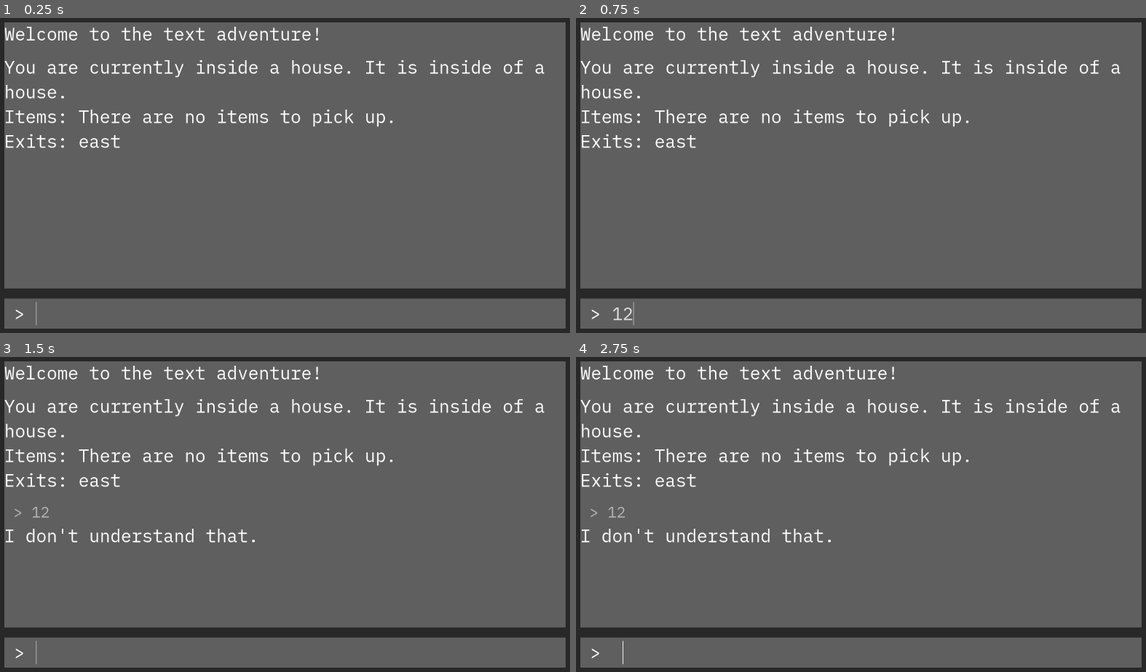
Above: before the commit, frames 1-4 (two rows, left to right).
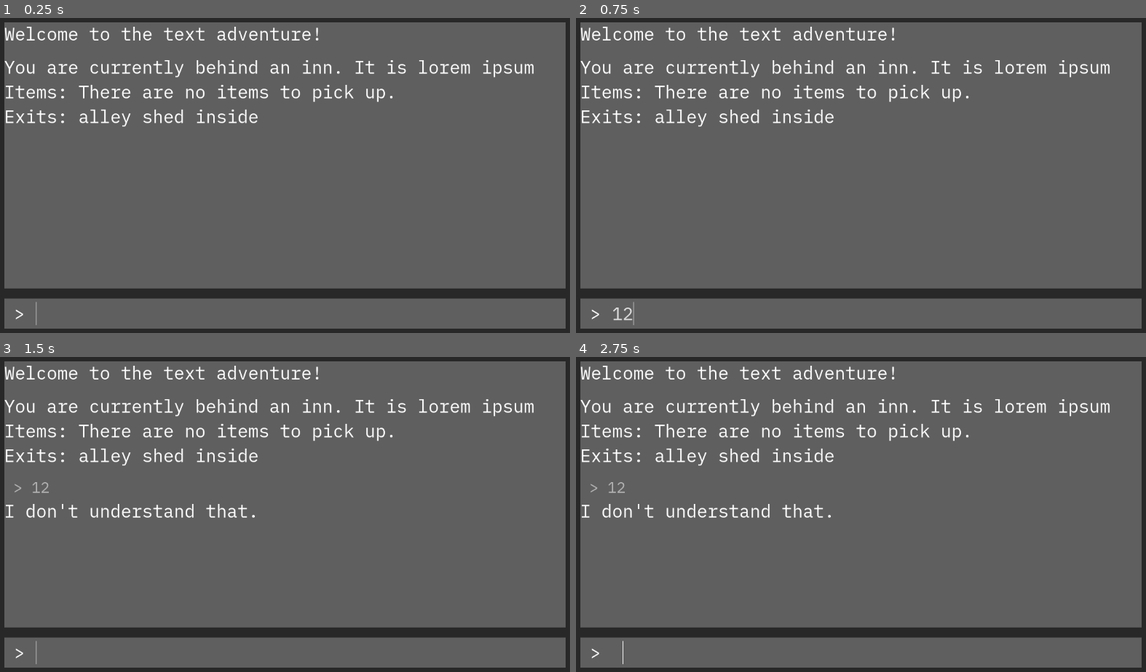
Above: after the commit, the same moments.

Repository: alephmembeth/textadventure-from-scratch
Game: Godot game, scene res://game.tscn
Same seed, same stepped clock (60 frames per second), same inputs: the game is played once before the commit and once after it.
Inputs (mouse positions are in pixels of both pictures, inside the frame that each line leads up to):
- Up to frame 1 (0.25 s): no input
- Up to frame 2 (0.75 s): click (878, 314) at 0.52 s; type "12" at 0.6 s
- Up to frame 3 (1.5 s): tap Enter at 1.25 s
- Up to frame 4 (2.75 s): tap Space at 2 s

The runs differ from the first frame. In frame 1, 2.7% of the frame differs, in the area x 1-96%, y 13-42%; in frame 2, 2.7%; in frame 3, 3.9%, in the area x 1-96%, y 13-59%; in frame 4, 3.9%.

Commit message:
Add areas

Diff:
--- a/areas/area_manager.gd
+++ b/areas/area_manager.gd
@@ -5,9 +5,46 @@
 	var key = Item.new()
 	key.initialize("key", Types.item_types.KEY)
 
-	$inside.connect_exits_unlocked("east", $outside)
+	$behind_inn.connect_exits_unlocked("alley", $street_3)
+	$behind_inn.connect_exits_unlocked("shed", $shed, "outside")
 
-	$outside.add_item(key)
-	var exit = $outside.connect_exits_locked("east", $shed)
-	key.use_value = exit
-	$outside.connect_exits_unlocked("north", $street)
+	$city_gate.connect_exits_unlocked("east", $street_1)
+
+	$street_1.connect_exits_unlocked("east", $street_2)
+
+	$street_2.connect_exits_unlocked("east", $street_3)
+
+	$street_3.connect_exits_unlocked("east", $street_4)
+
+	$street_4.connect_exits_unlocked("east", $street_5)
+	$street_4.connect_exits_unlocked("door", $inn_door, "street")
+
+	$street_5.connect_exits_unlocked("east", $street_6)
+
+	$street_6.connect_exits_unlocked("east", $street_7)
+
+	$street_7.connect_exits_unlocked("east", $street_8)
+
+	$inn_door.connect_exits_unlocked("inside", $taproom, "outside")
+
+	$taproom.connect_exits_unlocked("stairs", $stairs, "taproom")
+	$taproom.connect_exits_unlocked("kitchen", $kitchen, "taproom")
+
+	$stairs.connect_exits_unlocked("downstairs", $cellar_door, "upstairs")
+	$stairs.connect_exits_unlocked("upstairs", $upstairs_hallway, "downstairs")
+
+	$cellar_door.connect_exits_unlocked("cellar", $cellar, "stairs")
+
+	$upstairs_hallway.connect_exits_unlocked("left", $room_1, "hallway")
+	$upstairs_hallway.connect_exits_unlocked("center", $room_2, "hallway")
+	$upstairs_hallway.connect_exits_unlocked("right", $room_2, "hallway")
+
+	$kitchen.connect_exits_unlocked("pantry", $pantry, "kitchen")
+	$kitchen.connect_exits_unlocked("backdoor", $backdoor, "kitchen")
+
+	$backdoor.connect_exits_unlocked("outside", $behind_inn, "inside")
+
+	#$behind_inn.add_item(key)
+	#var exit = $behind_inn.connect_exits_locked("east", $shed)
+	#key.use_value = exit
+	#$behind_inn.connect_exits_unlocked("north", $street)
--- a/game.tscn
+++ b/game.tscn
@@ -39,35 +39,195 @@
 [node name="area_manager" type="Node" parent="."]
 script = ExtResource("3_bt8o5")
 
-[node name="inside" parent="area_manager" instance=ExtResource("3_ivh7q")]
-offset_top = -300.0
-offset_bottom = -100.0
-area_name = "inside a house"
-area_description = "inside of a house."
-
-[node name="outside" parent="area_manager" instance=ExtResource("3_ivh7q")]
-offset_left = 350.0
-offset_top = -300.0
-offset_right = 600.0
-offset_bottom = -100.0
-area_name = "outside a house"
-area_description = "outside of a house."
+[node name="behind_inn" parent="area_manager" instance=ExtResource("3_ivh7q")]
+offset_top = -299.0
+offset_bottom = -99.0
+area_name = "behind an inn"
+area_description = "lorem ipsum"
 
 [node name="shed" parent="area_manager" instance=ExtResource("3_ivh7q")]
-offset_left = 700.0
-offset_top = -300.0
-offset_right = 950.0
-offset_bottom = -100.0
+offset_left = 288.0
+offset_top = -299.0
+offset_right = 538.0
+offset_bottom = -99.0
 area_name = "a shed"
-area_description = "a small shed."
-
-[node name="street" parent="area_manager" instance=ExtResource("3_ivh7q")]
-offset_left = 350.0
-offset_top = -600.0
-offset_right = 600.0
-offset_bottom = -400.0
-area_name = "street"
-area_description = "a dirty old street in the middle of nowhere."
+area_description = "lorem ipsum"
+
+[node name="city_gate" parent="area_manager" instance=ExtResource("3_ivh7q")]
+offset_left = -1181.0
+offset_top = -1590.0
+offset_right = -931.0
+offset_bottom = -1390.0
+area_name = "city gate"
+area_description = "lorem ipsum"
+
+[node name="street_1" parent="area_manager" instance=ExtResource("3_ivh7q")]
+offset_left = -878.0
+offset_top = -1474.0
+offset_right = -628.0
+offset_bottom = -1274.0
+area_name = "street 1"
+area_description = "lorem ipsum"
+
+[node name="street_2" parent="area_manager" instance=ExtResource("3_ivh7q")]
+offset_left = -579.0
+offset_top = -1479.0
+offset_right = -329.0
+offset_bottom = -1279.0
+area_name = "street 2"
+area_description = "lorem ipsum"
+
+[node name="street_3" parent="area_manager" instance=ExtResource("3_ivh7q")]
+offset_left = -289.0
+offset_top = -1478.0
+offset_right = -39.0
+offset_bottom = -1278.0
+area_name = "street 3"
+area_description = "lorem ipsum"
+
+[node name="street_4" parent="area_manager" instance=ExtResource("3_ivh7q")]
+offset_left = 1.0
+offset_top = -1481.0
+offset_right = 251.0
+offset_bottom = -1281.0
+area_name = "street 4"
+area_description = "lorem ipsum"
+
+[node name="street_5" parent="area_manager" instance=ExtResource("3_ivh7q")]
+offset_left = 308.0
+offset_top = -1488.0
+offset_right = 558.0
+offset_bottom = -1288.0
+area_name = "street 5"
+area_description = "lorem ipsum"
+
+[node name="street_6" parent="area_manager" instance=ExtResource("3_ivh7q")]
+offset_left = 638.0
+offset_top = -1490.0
+offset_right = 888.0
+offset_bottom = -1290.0
+area_name = "street 6"
+area_description = "lorem ipsum"
+
+[node name="street_7" parent="area_manager" instance=ExtResource("3_ivh7q")]
+offset_left = 946.0
+offset_top = -1495.0
+offset_right = 1196.0
+offset_bottom = -1295.0
+area_name = "street 7"
+area_description = "lorem ipsum"
+
+[node name="street_8" parent="area_manager" instance=ExtResource("3_ivh7q")]
+offset_left = 1284.0
+offset_top = -1432.0
+offset_right = 1534.0
+offset_bottom = -1232.0
+area_name = "street 8"
+area_description = "lorem ipsum"
+
+[node name="inn_door" parent="area_manager" instance=ExtResource("3_ivh7q")]
+offset_left = 2.0
+offset_top = -1248.0
+offset_right = 252.0
+offset_bottom = -1048.0
+area_name = "inn door"
+area_description = "lorem ipsum"
+
+[node name="taproom" parent="area_manager" instance=ExtResource("3_ivh7q")]
+offset_left = 1.0
+offset_top = -1015.0
+offset_right = 251.0
+offset_bottom = -815.0
+area_name = "taproom"
+area_description = "lorem ipsum"
+
+[node name="stairs" parent="area_manager" instance=ExtResource("3_ivh7q")]
+offset_left = 306.0
+offset_top = -1013.0
+offset_right = 556.0
+offset_bottom = -813.0
+area_name = "stairs"
+area_description = "lorem ipsum"
+
+[node name="cellar_door" parent="area_manager" instance=ExtResource("3_ivh7q")]
+offset_left = 650.0
+offset_top = -1160.0
+offset_right = 900.0
+offset_bottom = -960.0
+area_name = "cellar door"
+area_description = "lorem ipsum"
+
+[node name="cellar" parent="area_manager" instance=ExtResource("3_ivh7q")]
+offset_left = 936.0
+offset_top = -1168.0
+offset_right = 1186.0
+offset_bottom = -968.0
+area_name = "cellar"
+area_description = "lorem ipsum"
+
+[node name="upstairs_hallway" parent="area_manager" instance=ExtResource("3_ivh7q")]
+offset_left = 641.0
+offset_top = -912.0
+offset_right = 891.0
+offset_bottom = -712.0
+area_name = "upstairs hallway"
+area_description = "lorem ipsum"
+
+[node name="room_1" parent="area_manager" instance=ExtResource("3_ivh7q")]
+offset_left = 937.0
+offset_top = -902.0
+offset_right = 1187.0
+offset_bottom = -702.0
+area_name = "room 1"
+area_description = "lorem ipsum"
+
+[node name="room_2" parent="area_manager" instance=ExtResource("3_ivh7q")]
+offset_left = 939.0
+offset_top = -655.0
+offset_right = 1189.0
+offset_bottom = -455.0
+area_name = "room 2"
+area_description = "lorem ipsum"
+
+[node name="bed" parent="area_manager" instance=ExtResource("3_ivh7q")]
+offset_left = 1240.0
+offset_top = -657.0
+offset_right = 1490.0
+offset_bottom = -457.0
+area_name = "bed"
+area_description = "lorem ipsum"
+
+[node name="room_3" parent="area_manager" instance=ExtResource("3_ivh7q")]
+offset_left = 636.0
+offset_top = -661.0
+offset_right = 886.0
+offset_bottom = -461.0
+area_name = "room 3"
+area_description = "lorem ipsum"
+
+[node name="kitchen" parent="area_manager" instance=ExtResource("3_ivh7q")]
+offset_left = 2.0
+offset_top = -776.0
+offset_right = 252.0
+offset_bottom = -576.0
+area_name = "kitchen"
+area_description = "lorem ipsum"
+
+[node name="pantry" parent="area_manager" instance=ExtResource("3_ivh7q")]
+offset_left = 306.0
+offset_top = -776.0
+offset_right = 556.0
+offset_bottom = -576.0
+area_name = "pantry"
+area_description = "lorem ipsum"
+
+[node name="backdoor" parent="area_manager" instance=ExtResource("3_ivh7q")]
+offset_left = 1.0
+offset_top = -539.0
+offset_right = 251.0
+offset_bottom = -339.0
+area_name = "backdoor"
+area_description = "lorem ipsum"
 
 [node name="interface" type="PanelContainer" parent="."]
 layout_mode = 1
